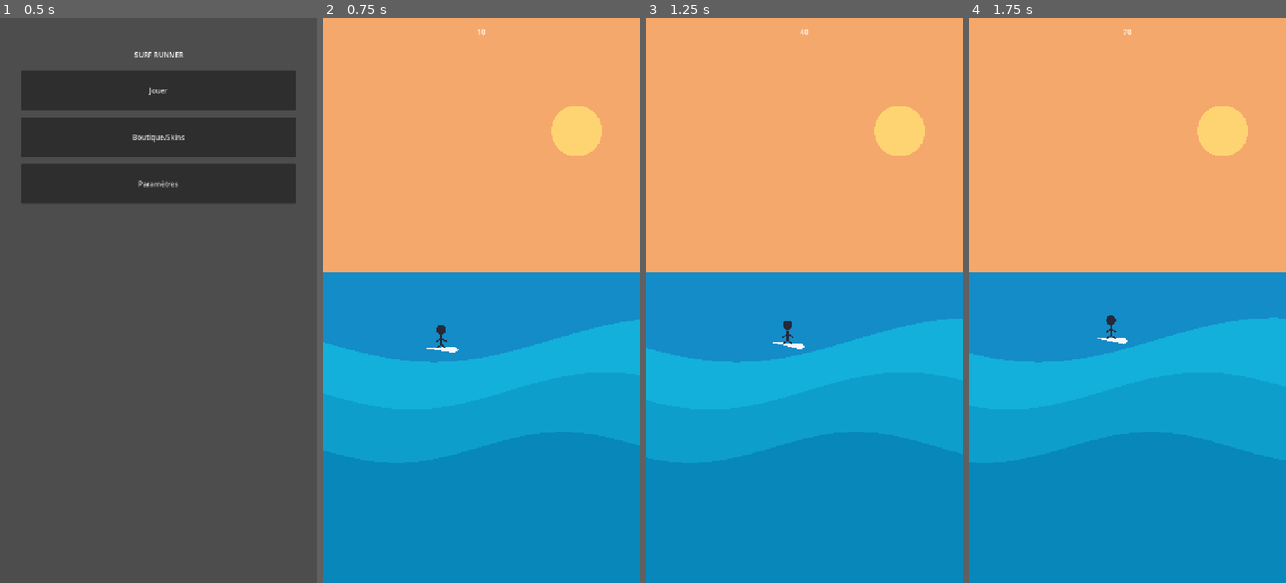
Above: before the commit, frames 1-4 (left to right).
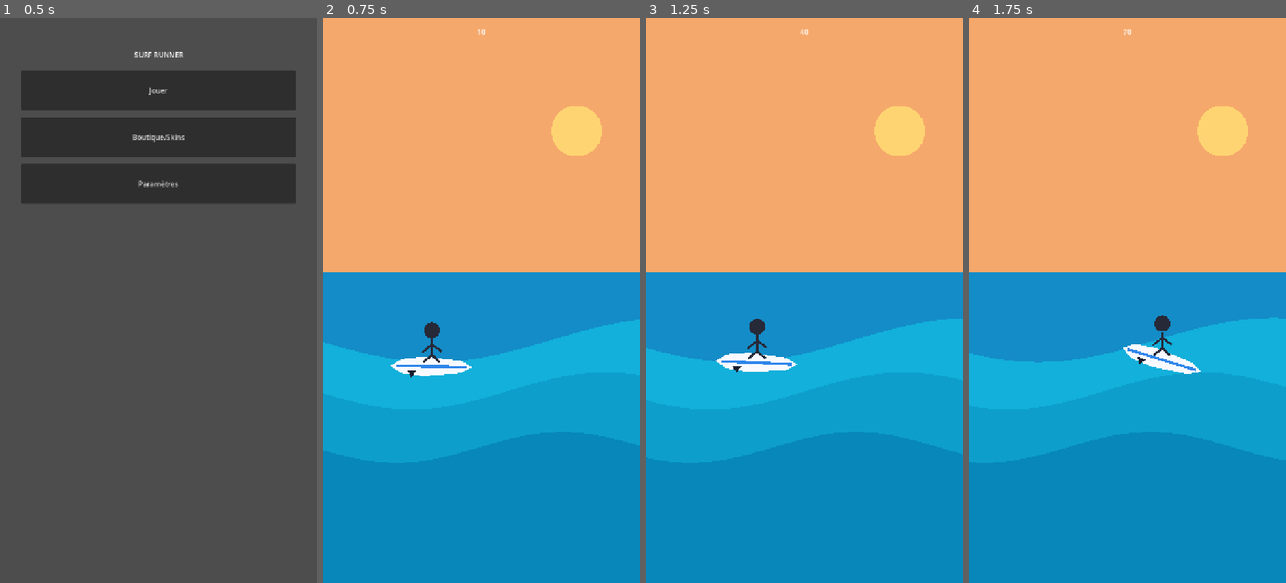
Above: after the commit, the same moments.

Repository: ClemL06/SurfGame
Game: Godot game, scene res://scenes/ui/MainMenu.tscn
The game is run twice, just before and just after one commit, with the same random seed, the same clock (stepped at 60 frames per second) and the same inputs.
Inputs (mouse positions are in pixels of both pictures, inside the frame that each line leads up to):
- Up to frame 1 (0.5 s): no input
- Up to frame 2 (0.75 s): click "Jouer" at 0.5 s
- Up to frame 3 (1.25 s): no input
- Up to frame 4 (1.75 s): move the mouse to (1197, 272) at 1.27 s; hold Right (ui_right) from 1.28 s (still down)

Frame 1 is identical in both runs. In frame 2, 0.9% of the frame differs, in the area x 21-47%, y 53-64%; in frame 3, 0.9%, in the area x 22-50%, y 53-63%; in frame 4, 0.9%.

Commit message:
Update game_level.gd

Diff:
--- a/nouveau-projet-de-jeu/scripts/game/game_level.gd
+++ b/nouveau-projet-de-jeu/scripts/game/game_level.gd
@@ -4,6 +4,9 @@
 var score: int = 0
 var is_dead: bool = false
 var surf_time: float = 0.0
+var surfer_position: Vector2 = Vector2.ZERO
+var surfer_velocity: Vector2 = Vector2.ZERO
+var surfer_speed: float = 420.0
 
 var hud: HUD
 var pause_menu: PauseMenu
@@ -11,6 +14,8 @@
 
 func _ready() -> void:
 	GameManager.set_state(GameManager.GameState.PLAYING)
+	var size := get_viewport_rect().size
+	surfer_position = Vector2(size.x * 0.34, size.y * 0.58)
 
 	hud = preload("res://scenes/ui/HUD.tscn").instantiate() as HUD
 	add_child(hud)
@@ -37,6 +42,8 @@
 	if GameManager.state != GameManager.GameState.PLAYING:
 		return
 
+	_update_surfer_controls(delta)
+
 	# Score simple (temps). Toi peut remplacer par distance plus tard.
 	score += int(60.0 * delta)
 	hud.set_score(score)
@@ -61,12 +68,27 @@
 	_draw_wave_band(size, size.y * 0.66, 42.0, 140.0, 0.80, Color(0.05, 0.62, 0.80))
 	_draw_wave_band(size, size.y * 0.76, 35.0, 120.0, 1.10, Color(0.03, 0.53, 0.73))
 
-	# Surfeur stylisé.
-	var surfer_pos := Vector2(
-		size.x * 0.34 + sin(surf_time * 1.7) * 85.0,
-		size.y * 0.56 + cos(surf_time * 2.2) * 12.0
+	# Surfeur pilotable.
+	var surfer_bob := Vector2(
+		sin(surf_time * 2.1) * 8.0,
+		cos(surf_time * 2.6) * 8.0
 	)
-	_draw_surfer(surfer_pos, sin(surf_time * 2.0) * 0.14)
+	var board_angle := (surfer_velocity.x / surfer_speed) * 0.25 + sin(surf_time * 1.7) * 0.05
+	_draw_surfer(surfer_position + surfer_bob, board_angle)
+
+func _update_surfer_controls(delta: float) -> void:
+	var size := get_viewport_rect().size
+	var direction := Input.get_vector("ui_left", "ui_right", "ui_up", "ui_down")
+	surfer_velocity = direction * surfer_speed
+	surfer_position += surfer_velocity * delta
+
+	# Le surfeur reste dans la zone d'eau.
+	var min_x := 70.0
+	var max_x := size.x - 70.0
+	var min_y := size.y * 0.46
+	var max_y := size.y * 0.84
+	surfer_position.x = clampf(surfer_position.x, min_x, max_x)
+	surfer_position.y = clampf(surfer_position.y, min_y, max_y)
 
 func _draw_wave_band(
 	size: Vector2,
@@ -87,22 +109,41 @@
 	draw_colored_polygon(points, color)
 
 func _draw_surfer(position: Vector2, board_angle: float) -> void:
-	# Planche.
+	# Planche style surfboard: nose arrondi, tail plus large.
 	var board_shape := _transform_points([
-		Vector2(-36.0, 0.0),
-		Vector2(30.0, -7.0),
-		Vector2(40.0, 0.0),
-		Vector2(30.0, 7.0)
-	], position + Vector2(0.0, 22.0), board_angle)
-	draw_colored_polygon(board_shape, Color(0.96, 0.97, 1.0))
+		Vector2(-95.0, 0.0),
+		Vector2(-70.0, -16.0),
+		Vector2(-18.0, -22.0),
+		Vector2(65.0, -14.0),
+		Vector2(92.0, 0.0),
+		Vector2(65.0, 14.0),
+		Vector2(-18.0, 22.0),
+		Vector2(-70.0, 16.0)
+	], position + Vector2(0.0, 40.0), board_angle)
+	draw_colored_polygon(board_shape, Color(0.97, 0.98, 1.0))
 
-	# Corps.
-	draw_circle(position + Vector2(0.0, -22.0), 11.0, Color(0.15, 0.16, 0.22))
-	draw_line(position + Vector2(0.0, -10.0), position + Vector2(0.0, 12.0), Color(0.15, 0.16, 0.22), 4.0)
-	draw_line(position + Vector2(0.0, -2.0), position + Vector2(-12.0, 6.0), Color(0.15, 0.16, 0.22), 3.0)
-	draw_line(position + Vector2(0.0, -2.0), position + Vector2(12.0, 5.0), Color(0.15, 0.16, 0.22), 3.0)
-	draw_line(position + Vector2(0.0, 12.0), position + Vector2(-10.0, 20.0), Color(0.15, 0.16, 0.22), 3.0)
-	draw_line(position + Vector2(0.0, 12.0), position + Vector2(10.0, 20.0), Color(0.15, 0.16, 0.22), 3.0)
+	var stripe := _transform_points([
+		Vector2(-82.0, -3.0),
+		Vector2(80.0, -3.0),
+		Vector2(80.0, 3.0),
+		Vector2(-82.0, 3.0)
+	], position + Vector2(0.0, 40.0), board_angle)
+	draw_colored_polygon(stripe, Color(0.18, 0.52, 0.92))
+
+	var fin := _transform_points([
+		Vector2(-56.0, 10.0),
+		Vector2(-46.0, 25.0),
+		Vector2(-36.0, 10.0)
+	], position + Vector2(0.0, 40.0), board_angle)
+	draw_colored_polygon(fin, Color(0.10, 0.12, 0.18))
+
+	# Surfeur plus grand.
+	draw_circle(position + Vector2(0.0, -42.0), 18.0, Color(0.15, 0.16, 0.22))
+	draw_line(position + Vector2(0.0, -24.0), position + Vector2(0.0, 14.0), Color(0.15, 0.16, 0.22), 7.0)
+	draw_line(position + Vector2(0.0, -10.0), position + Vector2(-22.0, 8.0), Color(0.15, 0.16, 0.22), 5.0)
+	draw_line(position + Vector2(0.0, -10.0), position + Vector2(22.0, 6.0), Color(0.15, 0.16, 0.22), 5.0)
+	draw_line(position + Vector2(0.0, 14.0), position + Vector2(-20.0, 30.0), Color(0.15, 0.16, 0.22), 5.0)
+	draw_line(position + Vector2(0.0, 14.0), position + Vector2(18.0, 30.0), Color(0.15, 0.16, 0.22), 5.0)
 
 func _transform_points(points: Array[Vector2], offset: Vector2, angle: float) -> PackedVector2Array:
 	var output := PackedVector2Array()
